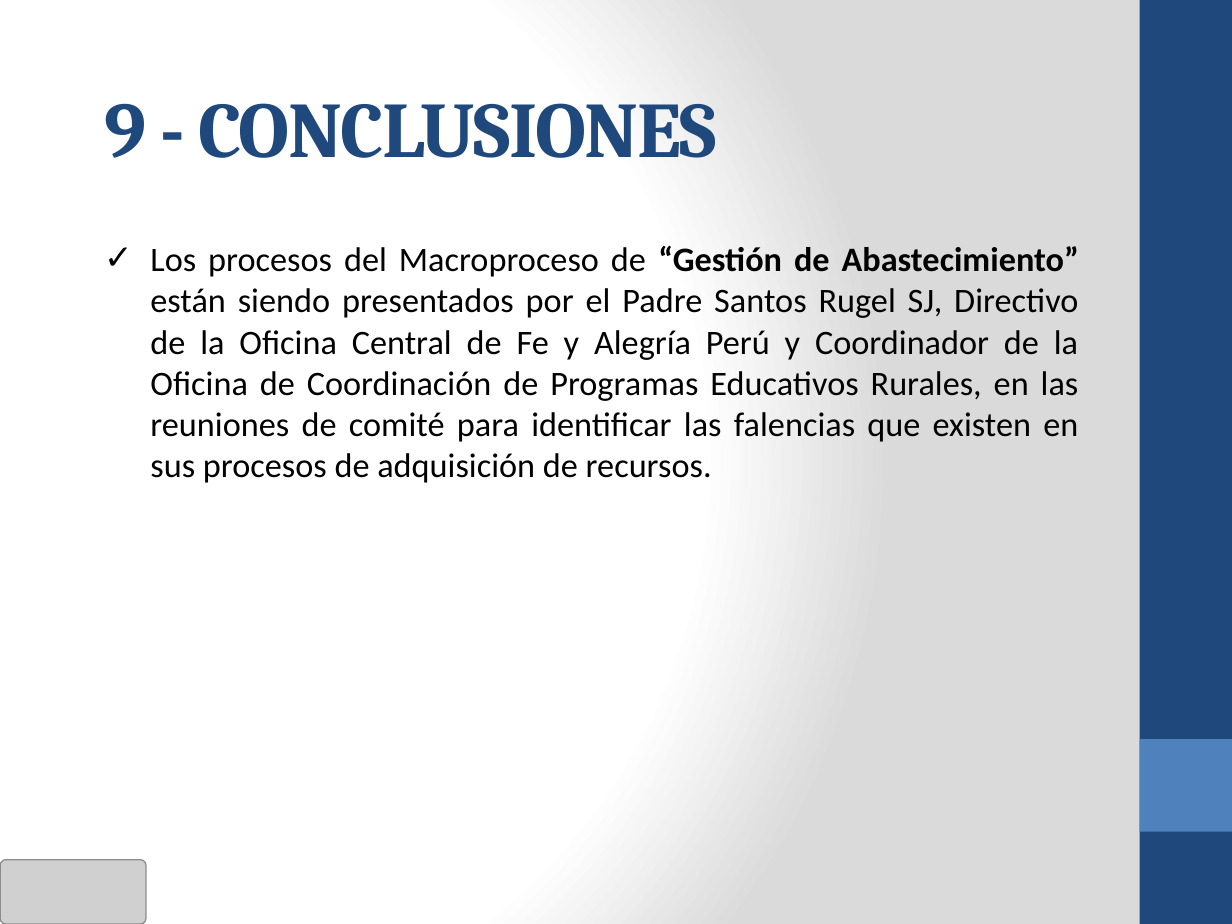
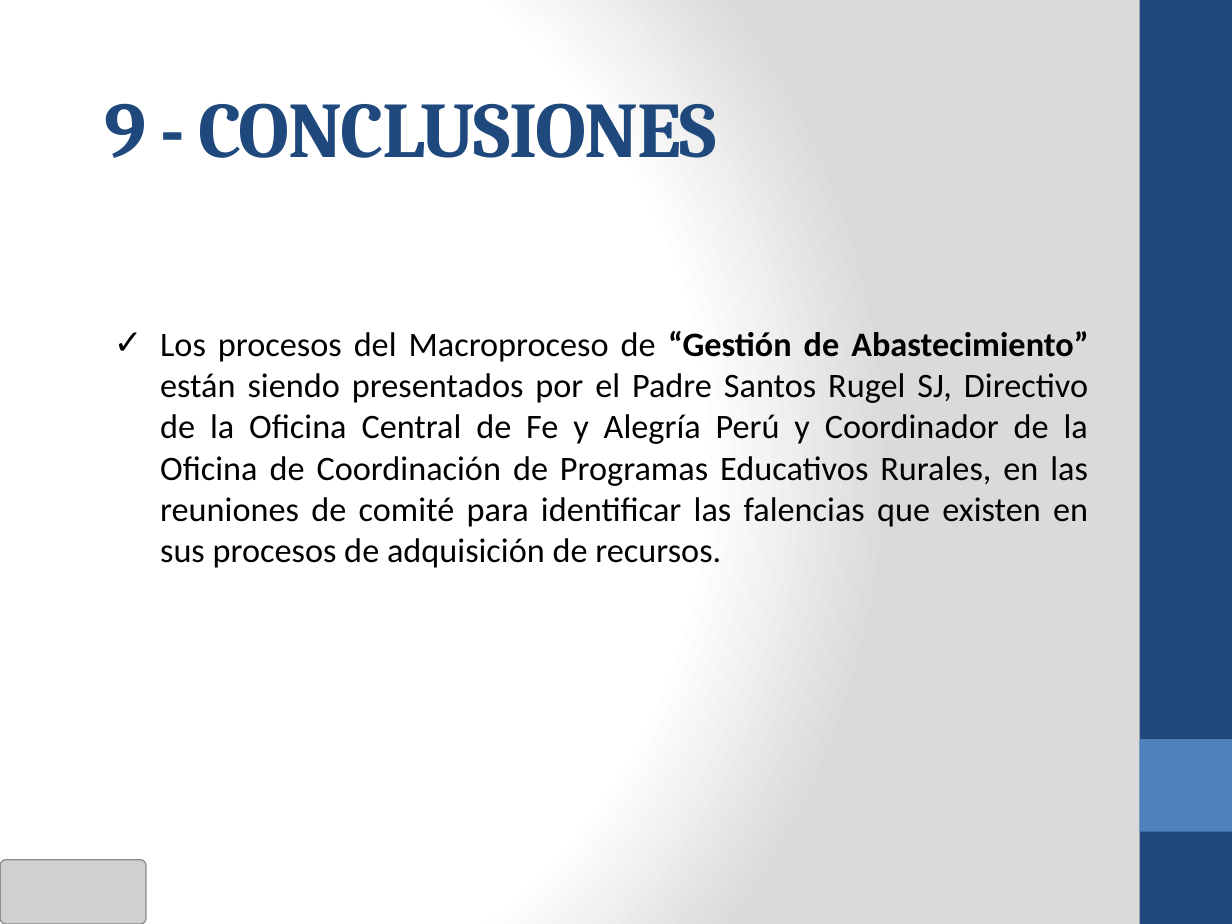
Before and after one commit to cms/proyecto-fya, a slide deck: slide 14 of Presentación Sem 7 - 2011.2/ANOCFAP-[Presentación Final v3.0].pptx. Drawn at 1232x924 pixels with LibreOffice and Linux fonts; fonts in the diff are those of the drawing; grey boxes stand for pictures. Boxes give left, top, right and bottom in pixels: in the first picture for what was removed or moved away, otherwise in the second. Text is boxed around its words. In the diff, an @@ line names an element or a change of style, - is before the commit and + after.

```diff
--- a/Presentación Sem 7 - 2011.2/ANOCFAP-[Presentación Final v3.0].pptx
+++ b/Presentación Sem 7 - 2011.2/ANOCFAP-[Presentación Final v3.0].pptx
@@ text "Los procesos del Macroproceso de ...": place and size @@
-text "Los procesos del Macroproceso de ..." at [150,246,1079,483]
+text "Los procesos del Macroproceso de ..." at [160,331,1088,568]
```
Also in this commit, not shown: 1 other slide changed.
